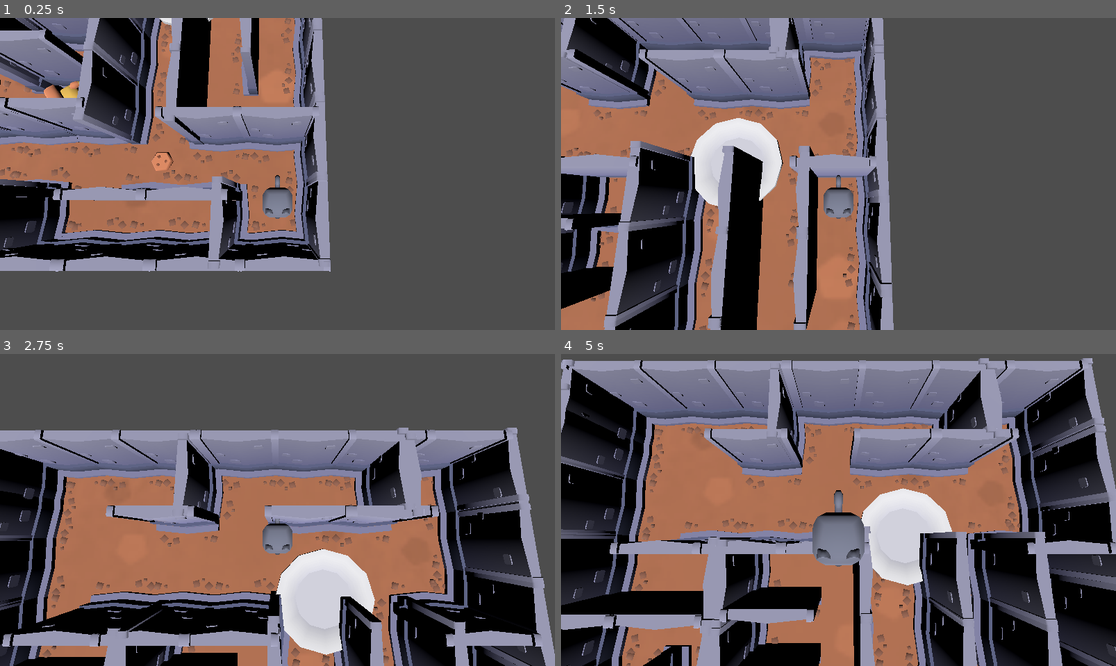
Above: before the commit, frames 1-4 (two rows, left to right).
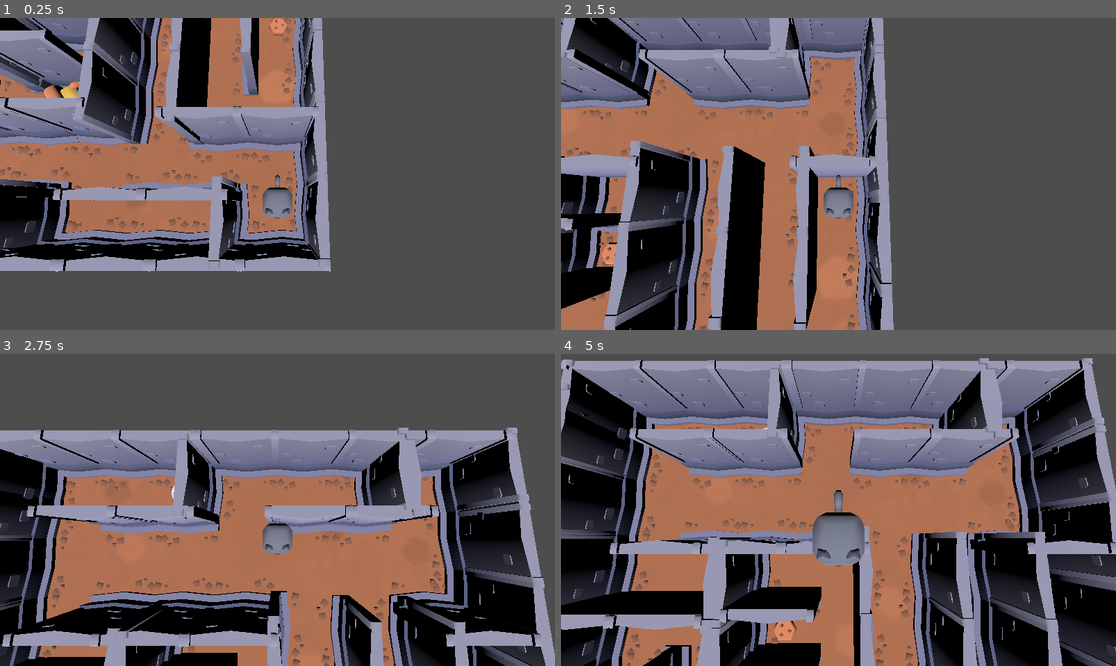
Above: after the commit, the same moments.

Repository: safetymax/game-physics
Game: Godot game, scene res://node_3d.tscn
Two runs of this game, one before a commit and one after it. Both use one fixed random seed, a clock stepped at 60 frames per second and the inputs below.
Inputs:
- Up to frame 1 (0.25 s): no input
- Up to frame 2 (1.5 s): tap Enter (ui_accept) at 0.5, 0.77 s; hold Up (ui_up) from 0.53 s (still down)
- Up to frame 3 (2.75 s): tap Enter (ui_accept) at 1.52 s; release Up (ui_up) at 2.03 s; hold Left (ui_left) from 2.03 s (still down)
- Up to frame 4 (5 s): tap Enter (ui_accept) at 3.02, 3.77, 4.25, 4.52 s; release Left (ui_left) at 3.53 s; hold Down (ui_down) 3.53-4.28 s; hold Right (ui_right) from 4.28 s (still down)

The runs differ from the first frame. In frame 1, 0.3% of the frame differs, in the area x 27-52%, y 0-49%; in frame 2, 2.8%; in frame 3, 4.9%; in frame 4, 5.1%, in the area x 12-71%, y 23-92%.

Commit message:
cookiesplateresize

Diff:
--- a/Fertig/cookie_Fertig.tscn
+++ b/Fertig/cookie_Fertig.tscn
@@ -5,12 +5,12 @@
 [sub_resource type="CylinderShape3D" id="CylinderShape3D_jcvd4"]
 height = 0.21746826
 
-[node name="Node3D" type="Node3D" unique_id=1068985352]
+[node name="Node3D2" type="Node3D" unique_id=1068985352]
 
 [node name="cookie" parent="." unique_id=603895000 instance=ExtResource("1_o1fak")]
 
 [node name="Area3D" type="Area3D" parent="." unique_id=1952987570 groups=["cookie"]]
-transform = Transform3D(1, 0, 0, 0, 1, 0, 0, 0, 1, 0, 0.18771362, 0)
+transform = Transform3D(0.4, 0, 0, 0, 0.4, 0, 0, 0, 0.4, 0, 0.18771362, 0.005163014)
 
 [node name="CollisionShape3D" type="CollisionShape3D" parent="Area3D" unique_id=437028981]
 shape = SubResource("CylinderShape3D_jcvd4")
--- a/node_3d.tscn
+++ b/node_3d.tscn
@@ -164,6 +164,9 @@
 [node name="Wand44" parent="WandObjekte" unique_id=1612579684 instance=ExtResource("4_jka67")]
 transform = Transform3D(-0.15, 0, -1.3113417e-08, 0, 0.15, 0, 1.3113417e-08, 0, -0.15, -0.6015521, 0, -1.4563656)
 
+[node name="Wand69" parent="WandObjekte" unique_id=1163772335 instance=ExtResource("4_jka67")]
+transform = Transform3D(-0.15, 0, -1.3113417e-08, 0, 0.15, 0, 1.3113417e-08, 0, -0.15, -1.1407353, 0, -1.4563656)
+
 [node name="Wand49" parent="WandObjekte" unique_id=171411520 instance=ExtResource("4_jka67")]
 transform = Transform3D(-0.15, 0, -1.3113417e-08, 0, 0.15, 0, 1.3113417e-08, 0, -0.15, -0.036488175, 0, 0.8314531)
 
@@ -249,7 +252,10 @@
 player = NodePath("../Player")
 
 [node name="Plate" parent="." unique_id=1443240082 groups=["plate"] instance=ExtResource("6_wc5p8")]
-transform = Transform3D(1, 0, 0, 0, 1, 0, 0, 0, 1, 0.68871665, 0.010864258, -0.6898906)
+transform = Transform3D(0.25, 0, 0, 0, 0.25, 0, 0, 0, 0.25, -0.6696112, 0.010864258, -1.6853065)
 
 [node name="Cookie" parent="." unique_id=1068985352 instance=ExtResource("7_jsk3o")]
-transform = Transform3D(1, 0, 0, 0, 1, 0, 0, 0, 1, 0.53267384, 0.010864139, 1.1831923)
+transform = Transform3D(1, 0, 0, 0, 1, 0, 0, 0, 1, 1.6784387, 0.010864139, -0.30993152)
+
+[node name="Cookie2" parent="." unique_id=295405091 instance=ExtResource("7_jsk3o")]
+transform = Transform3D(1, 0, 0, 0, 1, 0, 0, 0, 1, -0.4160819, 0.010864139, 0.15148509)
Not shown, changed: Texturen/animal-cat.fbx.import
Not shown, changed: Texturen/animal-lion.fbx.import
Not shown, changed: Texturen/cookie.fbx.import
Not shown, changed: Texturen/gate-door.fbx.import
Not shown, changed: Texturen/plate.fbx.import
Not shown, changed: Texturen/template-floor.fbx.import
Not shown, changed: Texturen/template-wall.fbx.import
